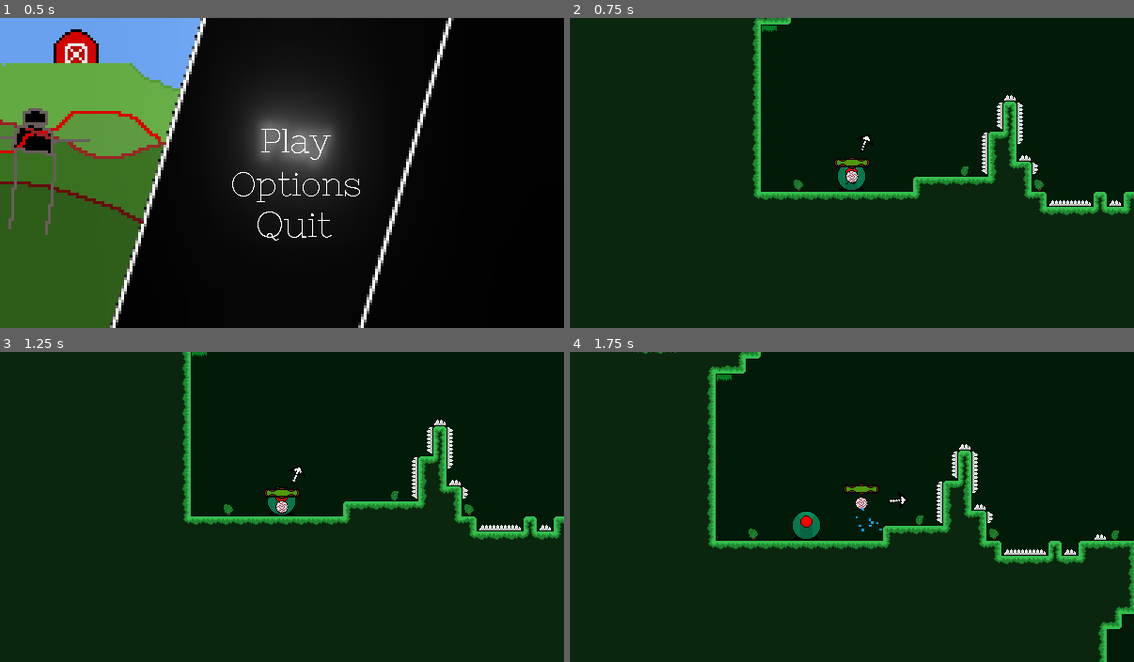
Above: before the commit, frames 1-4 (two rows, left to right).
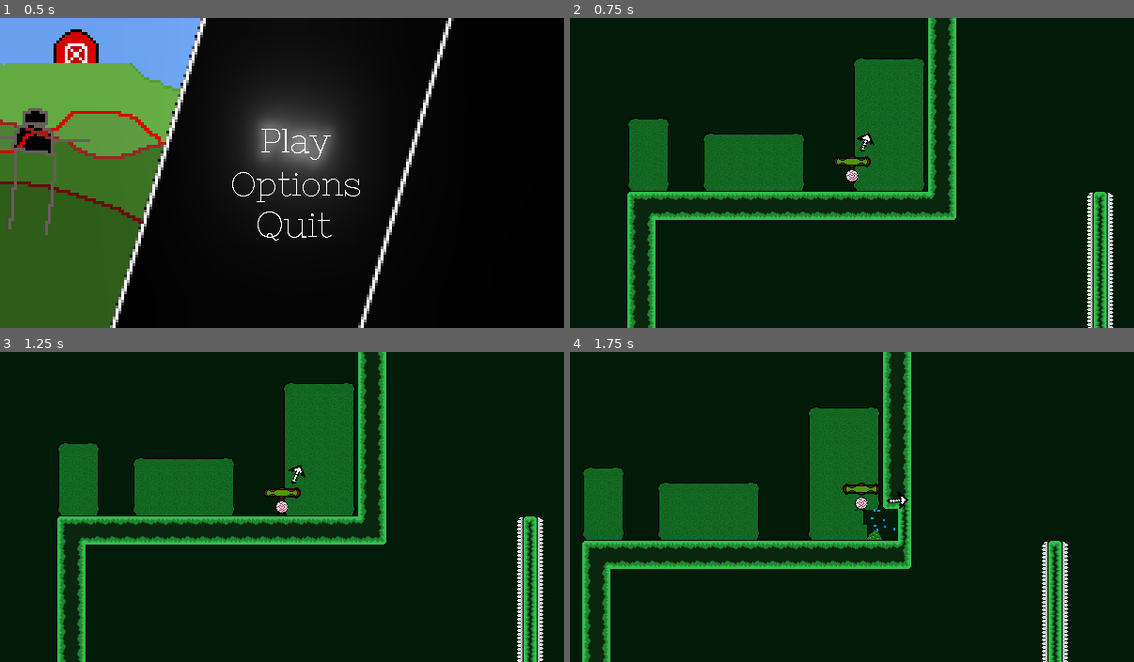
Above: after the commit, the same moments.

Repository: epimetheusgames/EyeSore
Game: Godot game, scene res://MainMenu.tscn
Same seed, same stepped clock (60 frames per second), same inputs: the game is played once before the commit and once after it.
Inputs (mouse positions are in pixels of both pictures, inside the frame that each line leads up to):
- Up to frame 1 (0.5 s): no input
- Up to frame 2 (0.75 s): click (863, 142) at 0.5 s
- Up to frame 3 (1.25 s): no input
- Up to frame 4 (1.75 s): tap Enter (ui_accept) at 1.25 s; move the mouse to (976, 491) at 1.27 s; hold D (movement_right) from 1.28 s (still down); click (976, 491) at 1.35 s; tap Space (movement_jump) at 1.52 s

Frame 1 is identical in both runs. In frame 2, 19% of the frame differs, in the area x 10-100%, y 0-100%; in frame 3, 19%; in frame 4, 19%, in the area x 2-100%, y 0-100%.

Commit message:
SFX improved

Diff:
--- a/OGPC_Project_Native_Directory/Levels/Level3.tscn
+++ b/OGPC_Project_Native_Directory/Levels/Level3.tscn
@@ -22,6 +22,7 @@
 load_saved_game = false
 
 [node name="TileMap" parent="Save_Functionality" instance=ExtResource( 5 )]
+z_index = 1
 tile_data = PoolIntArray( -3801055, 0, 65537, -3801054, 0, 65538, -3801053, 0, 65538, -3801052, 0, 65538, -3801051, 0,  …(156986 unchanged characters)…
 
 [node name="Spikes_TileMap" parent="Save_Functionality" instance=ExtResource( 5 )]
--- a/OGPC_Project_Native_Directory/MainMenu.tscn
+++ b/OGPC_Project_Native_Directory/MainMenu.tscn
@@ -8,9 +8,11 @@
 [ext_resource path="res://Shooting_SFX_Player.tscn" type="PackedScene" id=6]
 [ext_resource path="res://SFX/Land.wav" type="AudioStream" id=7]
 [ext_resource path="res://SFX/Enemy_Damaged.wav" type="AudioStream" id=8]
+[ext_resource path="res://SFX/Jump.wav" type="AudioStream" id=9]
 [ext_resource path="res://SFX/Shoot_Normal.wav" type="AudioStream" id=10]
 [ext_resource path="res://SFX/Shoot_Shockwave.wav" type="AudioStream" id=11]
 [ext_resource path="res://SFX/Hurt.wav" type="AudioStream" id=13]
+[ext_resource path="res://SFX/Shockwave_Knockback.wav" type="AudioStream" id=14]
 [ext_resource path="res://SFX/Shockwave_Explode.wav" type="AudioStream" id=15]
 [ext_resource path="res://SFX/Tile_Changed.wav" type="AudioStream" id=16]
 
@@ -46,9 +48,12 @@
 
 [node name="Land_SFX_Player" type="AudioStreamPlayer" parent="."]
 stream = ExtResource( 7 )
+volume_db = 5.0
 bus = "SFX"
 
 [node name="Jump_SFX_Player" type="AudioStreamPlayer" parent="."]
+stream = ExtResource( 9 )
+volume_db = 1.03
 bus = "SFX"
 
 [node name="Player_Hurt_Player" type="AudioStreamPlayer" parent="."]
@@ -68,7 +73,8 @@
 bus = "SFX"
 
 [node name="Shockwave_Boost_SFX_Player" type="AudioStreamPlayer" parent="."]
-stream = ExtResource( 15 )
+stream = ExtResource( 14 )
+volume_db = 5.0
 bus = "SFX"
 
 [node name="Tile_Converted_SFX_Player" type="AudioStreamPlayer" parent="."]
--- a/OGPC_Project_Native_Directory/Player_Bullet_Shockwave.tscn
+++ b/OGPC_Project_Native_Directory/Player_Bullet_Shockwave.tscn
@@ -38,8 +38,9 @@
 
 [node name="Explosion_Particles" type="Particles2D" parent="."]
 material = SubResource( 3 )
+z_index = 5
 emitting = false
-amount = 80
+amount = 100
 lifetime = 0.8
 one_shot = true
 speed_scale = 2.0
--- a/OGPC_Project_Native_Directory/Save_Data.gd
+++ b/OGPC_Project_Native_Directory/Save_Data.gd
@@ -46,7 +46,7 @@
 }
 
 const levels = [
-	"res://Levels/Level3.tscn"
+	"res://Levels/Level2.tscn"
 ]
 
 func save_audio(music, sfx):
Not shown: 1 places in OGPC_Project_Native_Directory/MainMenu.tscn that only renumber resources
